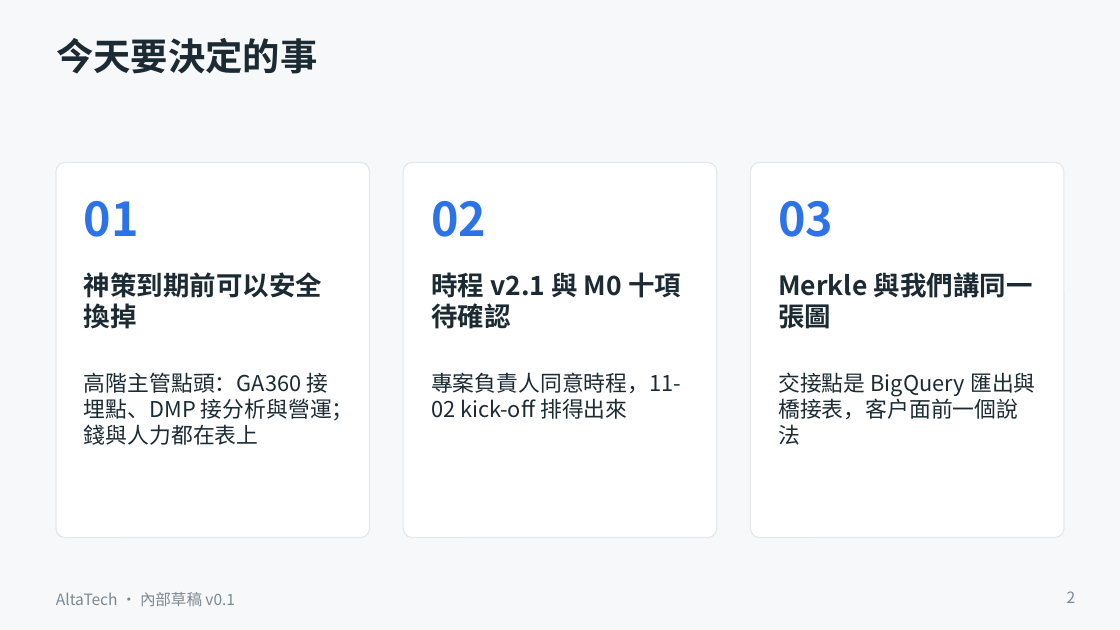
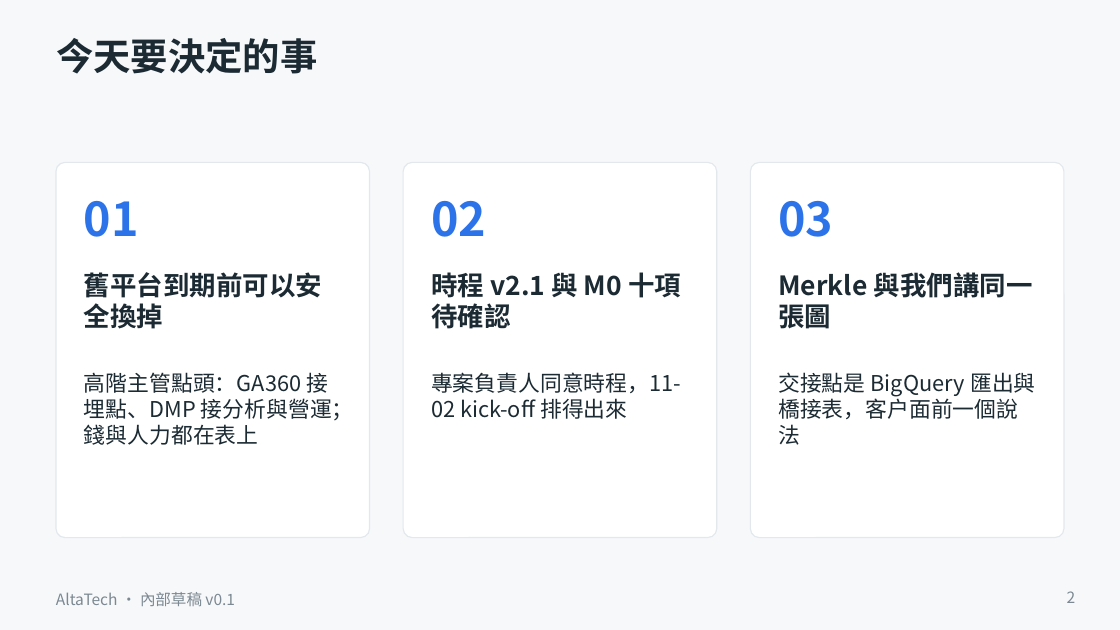
Before and after one commit to ALTA-TECH2025/altatech-dmp, a slide deck: slide 2 of docs/decks/sinopac-dmp-proposal-v0.1.pptx. Drawn at 1120x630 pixels with LibreOffice and Linux fonts; fonts in the diff are those of the drawing. Boxes give left, top, right and bottom in pixels: in the first picture for what was removed or moved away, otherwise in the second. Text is boxed around its words. In the diff, an @@ line names an element or a change of style, - is before the commit and + after.

Commit message:
文件：全部文件改用中性用語（舊平台、V 平台），六份文件改名
docs/01、05、22、28、29、37 檔名與內文、其餘文件、README／AGENTS／CLAUDE、架構圖 SVG 與提案簡報建置腳本：
客戶既有行為分析平台一律稱「舊平台」，比較對象稱「V 平台」（V-CDP／V-埋點分析／V-AB 測試），原廠文件連結改為「舊平台原廠文件」；
提案簡報 pptx 重新建置。

```diff
--- a/docs/decks/sinopac-dmp-proposal-v0.1.pptx
+++ b/docs/decks/sinopac-dmp-proposal-v0.1.pptx
@@ text at (84,272,322,329): text changed @@
-神策到期前可以安全換掉
+舊平台到期前可以安全換掉
```
Also in this commit, not shown: 11 other slides changed, 40 other files.
